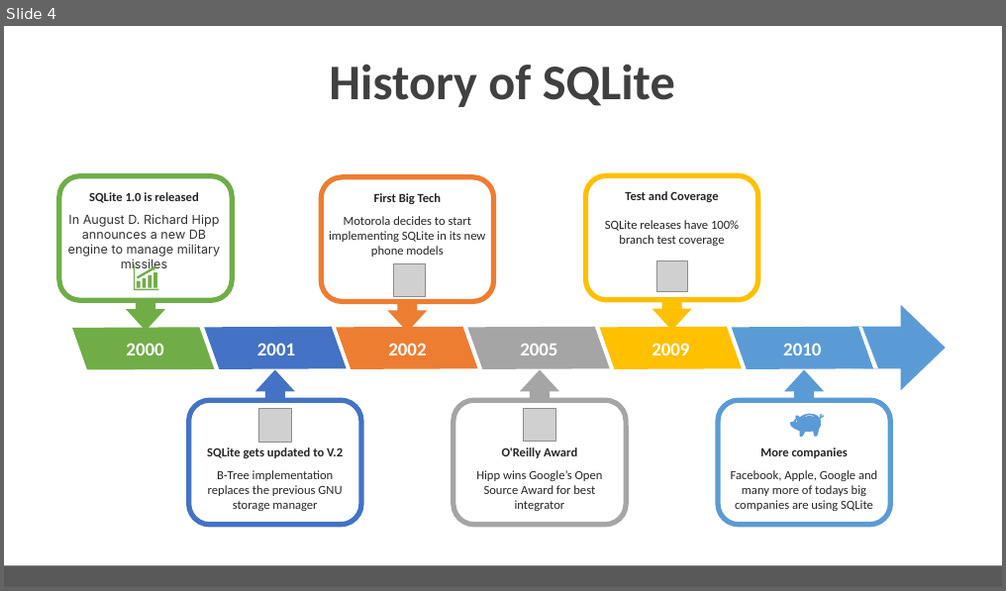
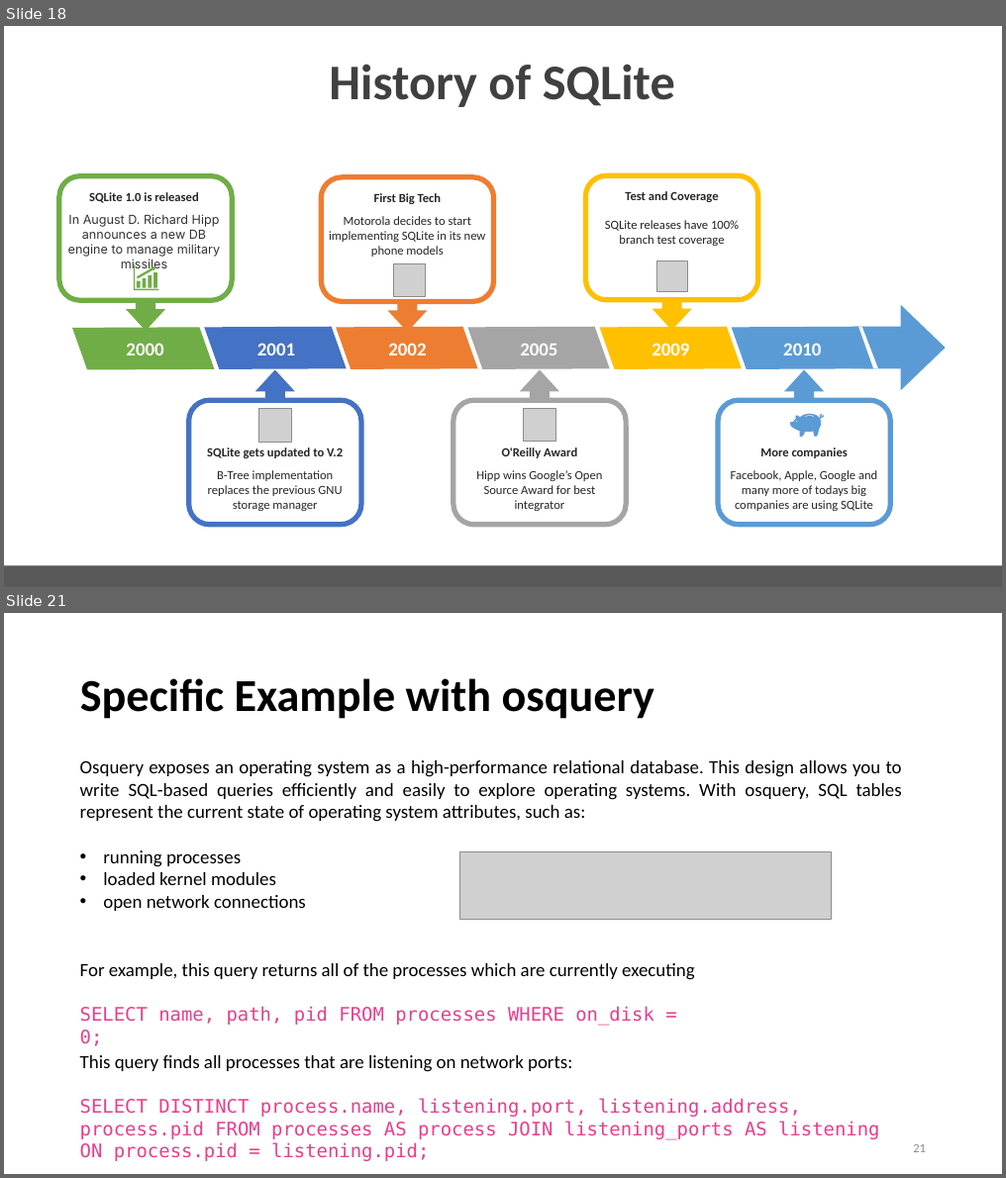
Before and after one commit to AntonioPirani/SQLiteProject, a slide deck: Presentation.pptx. Shown one above the other, each under a label of ours: slide 4 before the commit, slides 18 and 21 after it; the slides between them are not shown. The pictures are 1006x591 and 1006x1178 pixels, drawn with LibreOffice and Linux fonts; fonts in the diff are those of the drawing; grey boxes stand for pictures. Boxes give left, top, right and bottom in pixels: in the first picture for what was removed or moved away, otherwise in the second. Text is boxed around its words. In the diff, an @@ line names an element or a change of style, - is before the commit and + after.

```diff
--- a/Presentation.pptx
+++ b/Presentation.pptx
@@ slide 21 added at (x1=4, y1=613, x2=1002, y2=1174), background #FFFFFF @@
@@ title added at (x1=80, y1=678, x2=654, y2=719), 44 pt, text #000000, bold @@
+Specific Example with osquery
@@ text added at (x1=80, y1=761, x2=902, y2=911), 18 pt, text #000000 @@
+Osquery exposes an operating system as a high-performance relational database. This design allows you to write SQL-based queries efficiently and easily to explore operating systems. With osquery, SQL tables represent the current state of operating system attributes, such as:
+• running processes
+• loaded kernel modules
+• open network connections
@@ picture added at (x1=459, y1=852, x2=831, y2=919) @@
@@ text added at (x1=80, y1=963, x2=694, y2=1026), 18 pt, text #000000 @@
+For example, this query returns all of the processes which are currently executing
+SELECT name, path, pid FROM processes WHERE on_disk = 0;
@@ text added at (x1=80, y1=1056, x2=879, y2=1161), 18 pt, text #E83E8C @@
+This query finds all processes that are listening on network ports:
+SELECT DISTINCT process.name, listening.port, listening.address, process.pid FROM processes AS process JOIN listening_ports AS listening ON process.pid = listening.pid;
@@ page number added at (x1=913, y1=1145, x2=926, y2=1153), 12 pt, text #8C8C8C @@
+21
@@ what was slide 4 is now slide 18 @@
```
Also in this commit, not shown: 21 slides changed, 2 other slides added.
